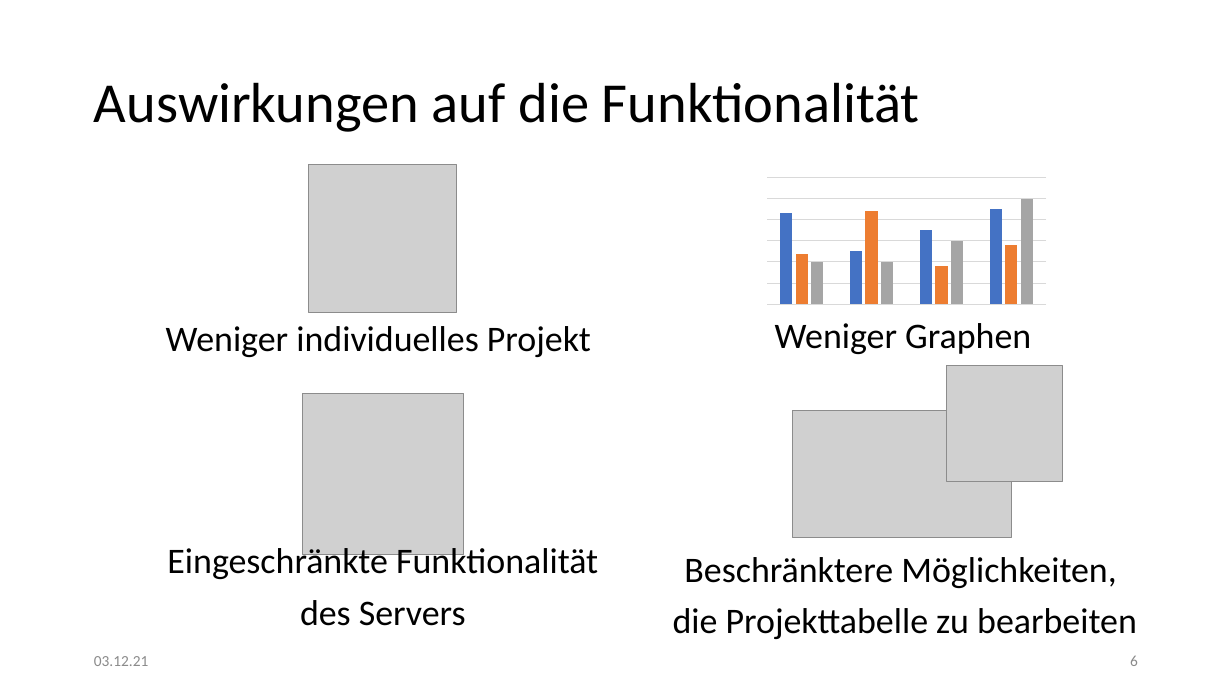
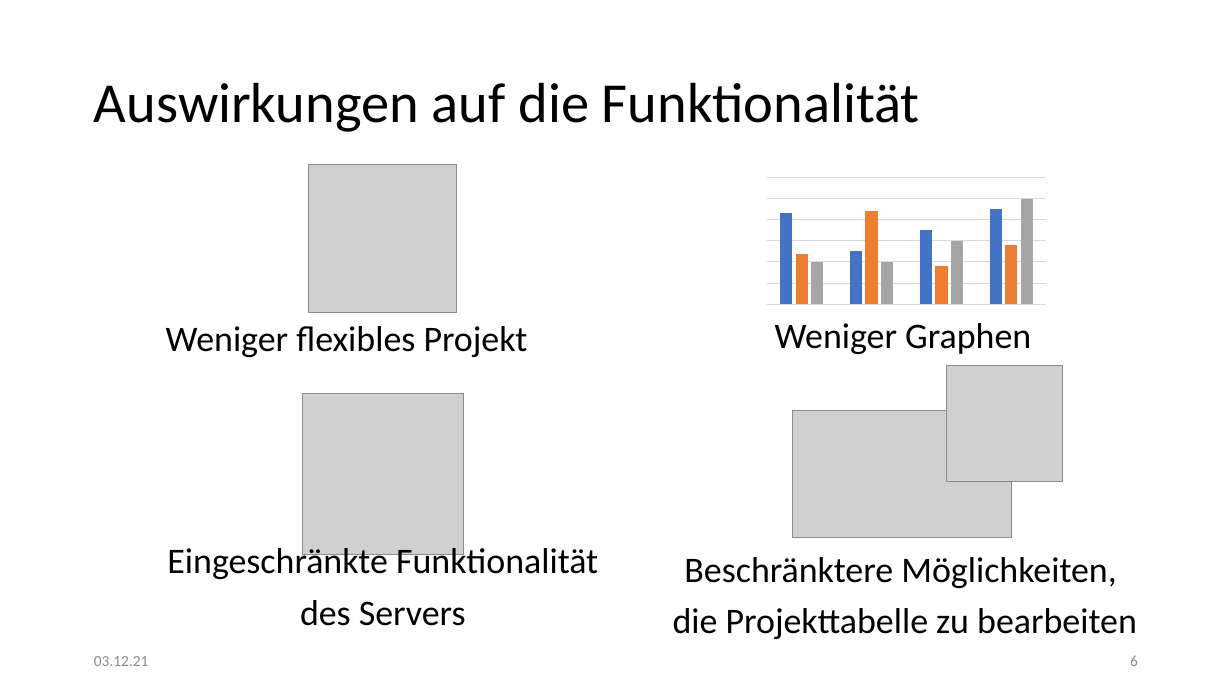
Before and after one commit to kittyahy/PSEAppGruppe2, a slide deck: slide 6 of Praesentationen/01-Definitionsphase/Präsentation.pptx. Drawn at 1232x693 pixels with LibreOffice and Linux fonts; fonts in the diff are those of the drawing; grey boxes stand for pictures. Boxes give left, top, right and bottom in pixels: in the first picture for what was removed or moved away, otherwise in the second. Text is boxed around its words. In the diff, an @@ line names an element or a change of style, - is before the commit and + after.

```diff
--- a/Praesentationen/01-Definitionsphase/Präsentation.pptx
+++ b/Praesentationen/01-Definitionsphase/Präsentation.pptx
@@ text at (166,326,528,357): text changed @@
-Weniger individuelles Projekt
+Weniger flexibles Projekt
```
Also in this commit, not shown: 5 other slides changed, 2 slides added.
